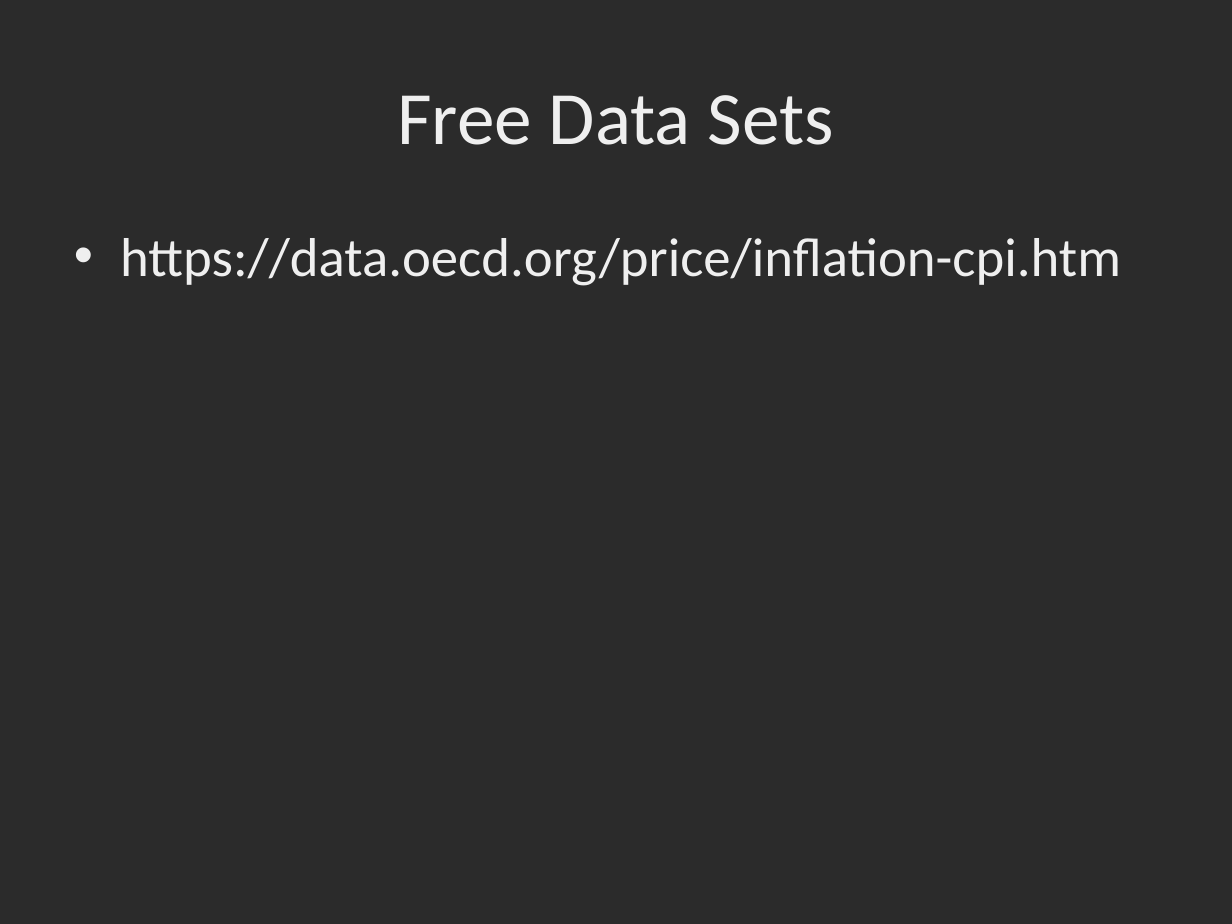
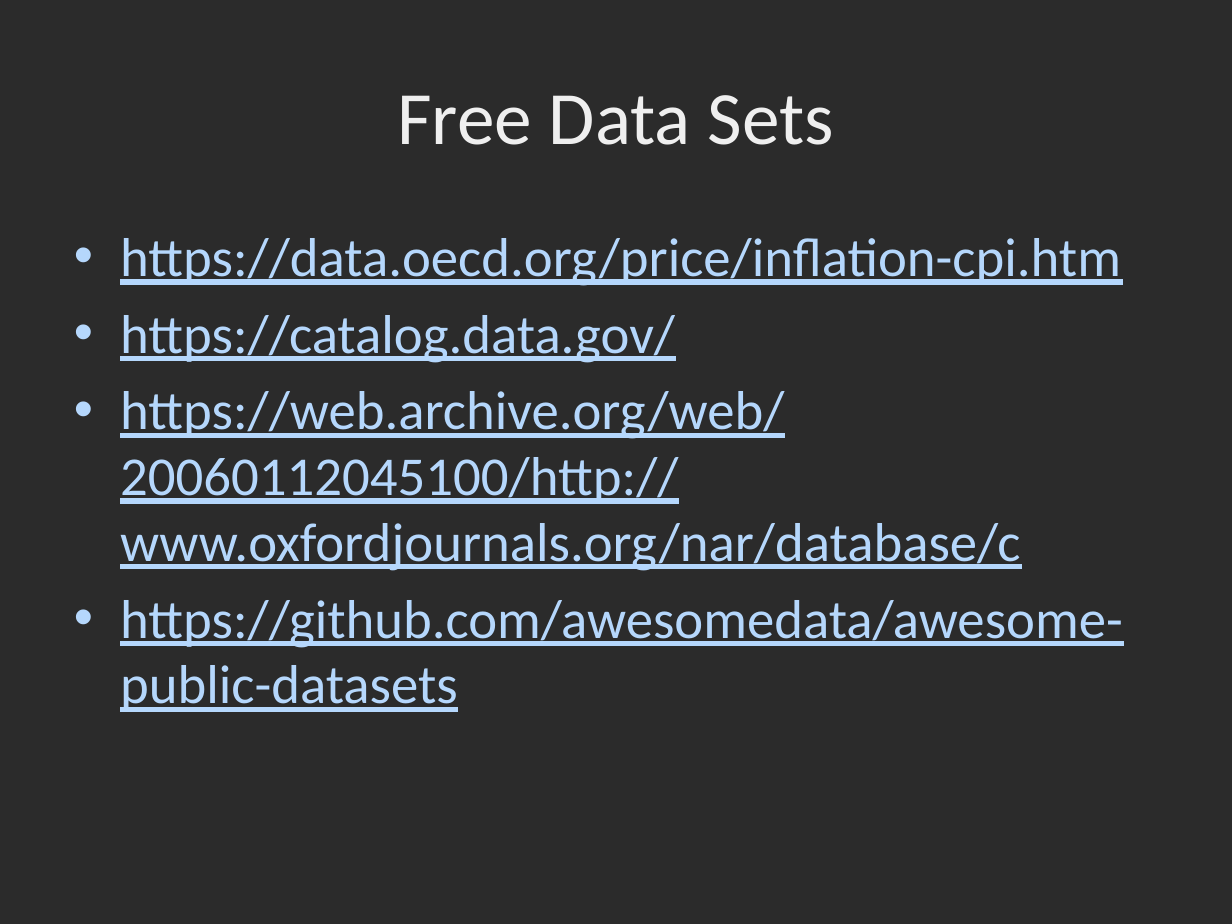
Before and after one commit to dbowmans46/PracticalProgramming, a slide deck: slide 13 of Session 7 - Python/Instructional Material/Session 7 - Python Plotting with MatPlotLib.pptx. Drawn at 1232x924 pixels with LibreOffice and Linux fonts; fonts in the diff are those of the drawing; background and template pictures are left out; a plain dark background stands for a picture behind light text. Boxes give left, top, right and bottom in pixels: in the first picture for what was removed or moved away, otherwise in the second. Text is boxed around its words. In the diff, an @@ line names an element or a change of style, - is before the commit and + after.

Commit message:
Added more data source links.

```diff
--- a/Session 7 - Python/Instructional Material/Session 7 - Python Plotting with MatPlotLib.pptx
+++ b/Session 7 - Python/Instructional Material/Session 7 - Python Plotting with MatPlotLib.pptx
@@ text at box(120, 238, 1121, 286): text colour #EFEFEF to #B5D7FC, underline on in "https://data.oecd.org/price/inflation-cpi.htm" @@
@@ text at box(120, 315, 1123, 712): paragraphs added @@
+• https://catalog.data.gov/
+• https://web.archive.org/web/20060112045100/http://www.oxfordjournals.org/nar/database/c
+• https://github.com/awesomedata/awesome-public-datasets
```
